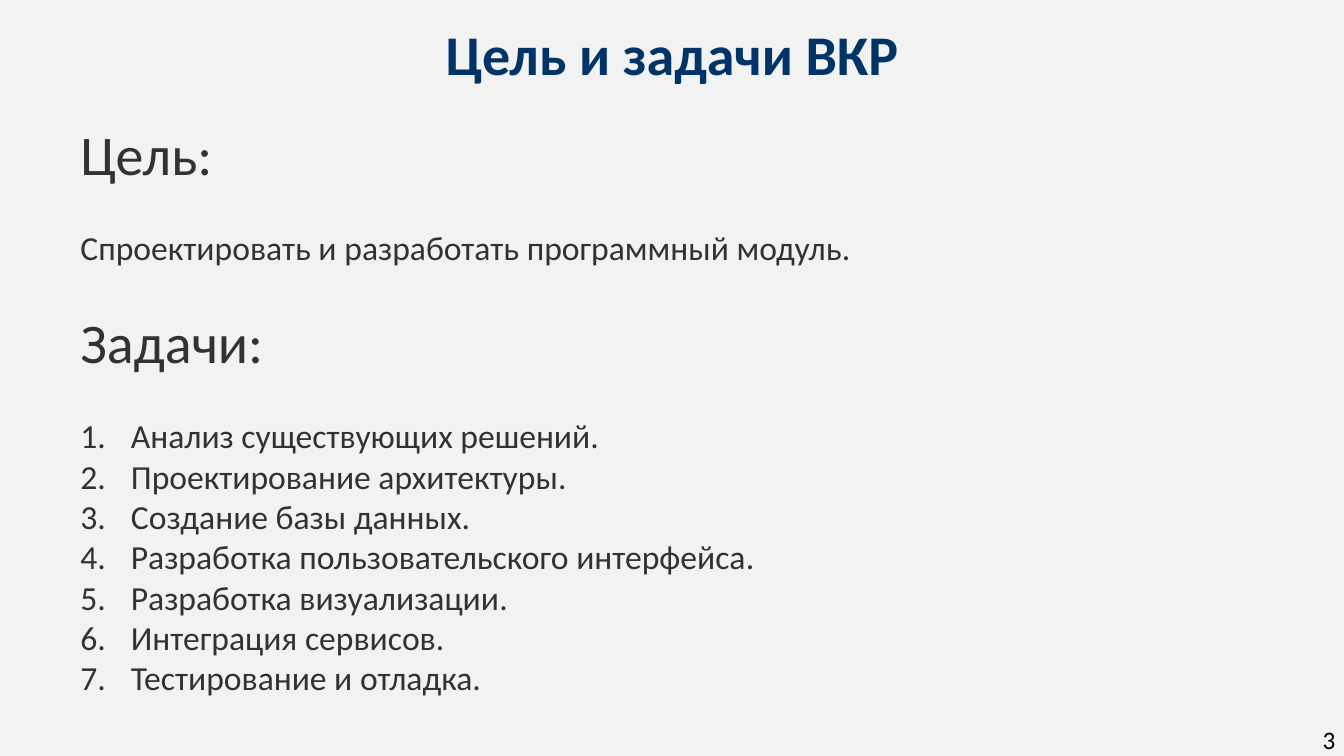
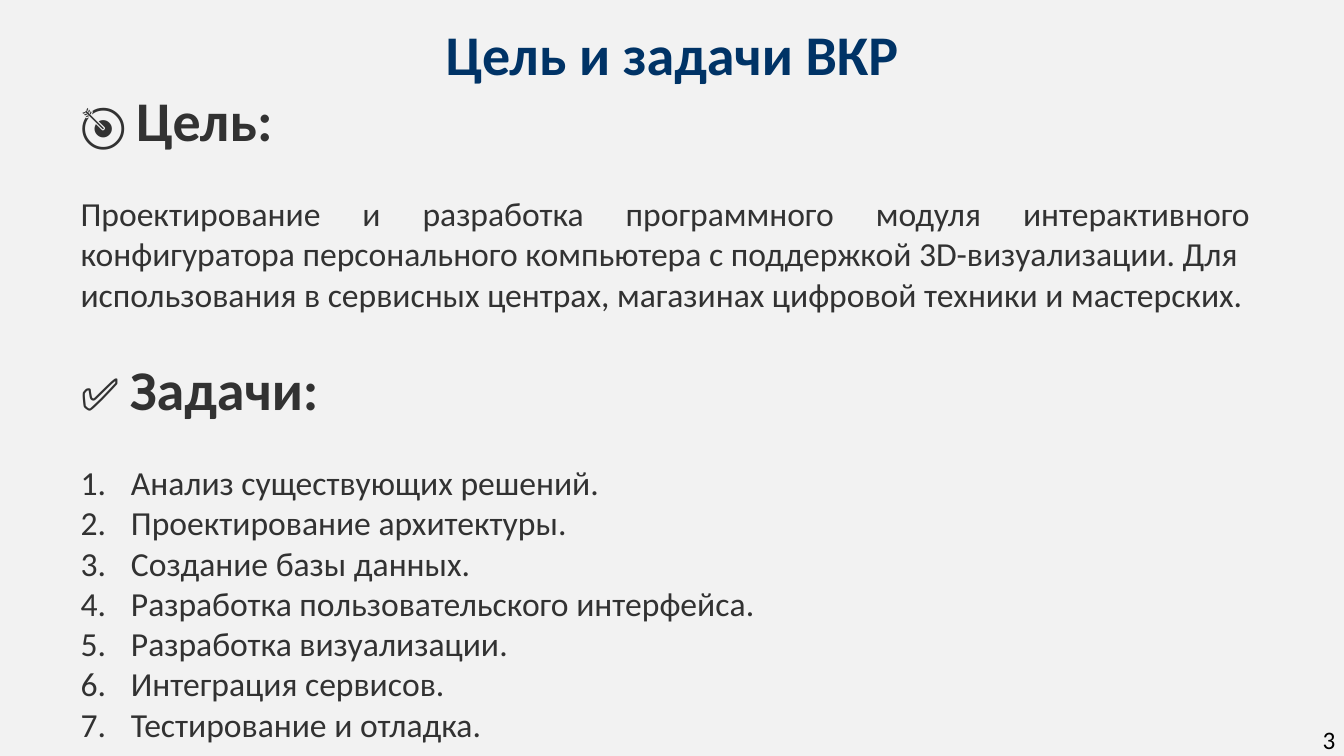
Before and after one commit to NzrvXO/Diplom, a slide deck: slide 3 of Презентация конференция/Предварительная.pptx. Drawn at 1344x756 pixels with LibreOffice and Linux fonts; fonts in the diff are those of the drawing. Boxes give left, top, right and bottom in pixels: in the first picture for what was removed or moved away, otherwise in the second. Text is boxed around its words. In the diff, an @@ line names an element or a change of style, - is before the commit and + after.

```diff
--- a/Презентация конференция/Предварительная.pptx
+++ b/Презентация конференция/Предварительная.pptx
@@ text "🎯 Цель:" moved from (x1=80, y1=139, x2=851, y2=696) to (x1=81, y1=104, x2=1250, y2=743) @@
@@ text at (x1=81, y1=104, x2=1250, y2=419): text changed @@
-Цель:
-Спроектировать и разработать программный модуль.
-Задачи:
+🎯 Цель:
+Проектирование и разработка программного модуля интерактивного
+конфигуратора персонального компьютера с поддержкой 3D-визуализации. Для
+использования в сервисных центрах, магазинах цифровой техники и мастерских.
+✅ Задачи:
```
Also in this commit, not shown: 1 other file.
